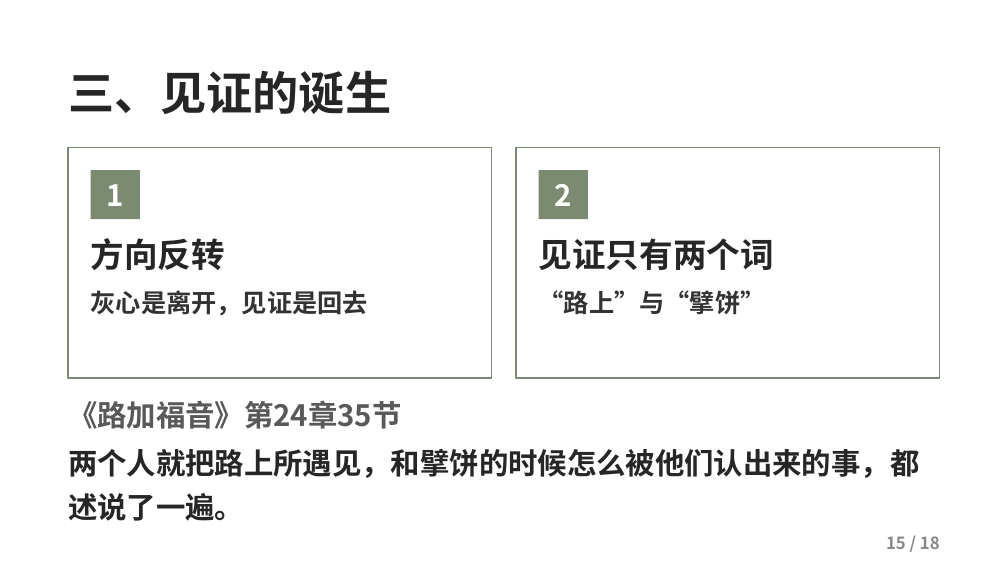
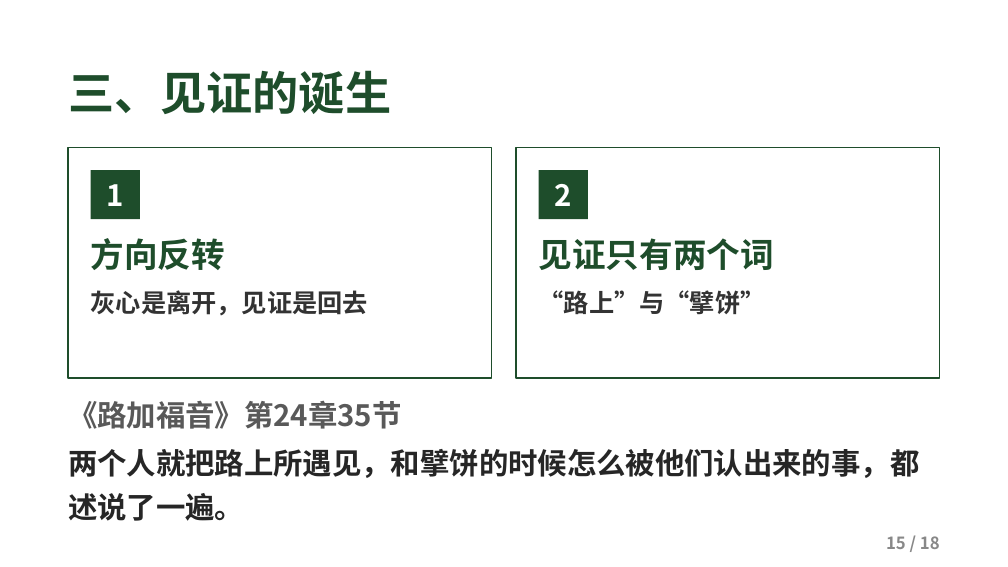
Before and after one commit to kaylechou/propresenter-lyric-tool, a slide deck: slide 15 of docs/从灰心到见证.pptx. Drawn at 1008x567 pixels with LibreOffice and Linux fonts; fonts in the diff are those of the drawing; background and template pictures are left out. Boxes give left, top, right and bottom in pixels: in the first picture for what was removed or moved away, otherwise in the second. Text is boxed around its words. In the diff, an @@ line names an element or a change of style, - is before the commit and + after.

```diff
--- a/docs/从灰心到见证.pptx
+++ b/docs/从灰心到见证.pptx
@@ text "三、见证的诞生" at <box>68,70,391,114</box>: text colour #262626 to #1E4D2B @@
@@ rectangle at <box>68,147,492,378</box>: outline #7A8B6F 1.25 pt to #1E4D2B 1.25 pt @@
@@ rectangle at <box>516,147,941,378</box>: outline #7A8B6F 1.25 pt to #1E4D2B 1.25 pt @@
@@ rectangle "1" at <box>91,170,140,219</box>: fill #7A8B6F to #1E4D2B @@
@@ rectangle "2" at <box>538,170,588,219</box>: fill #7A8B6F to #1E4D2B @@
@@ text at <box>91,238,225,270</box>: text colour #262626 to #1E4D2B in "方向反转" @@
@@ text at <box>539,238,774,270</box>: text colour #262626 to #1E4D2B in "见证只有两个词" @@
```
Also in this commit, not shown: 17 other slides changed.
